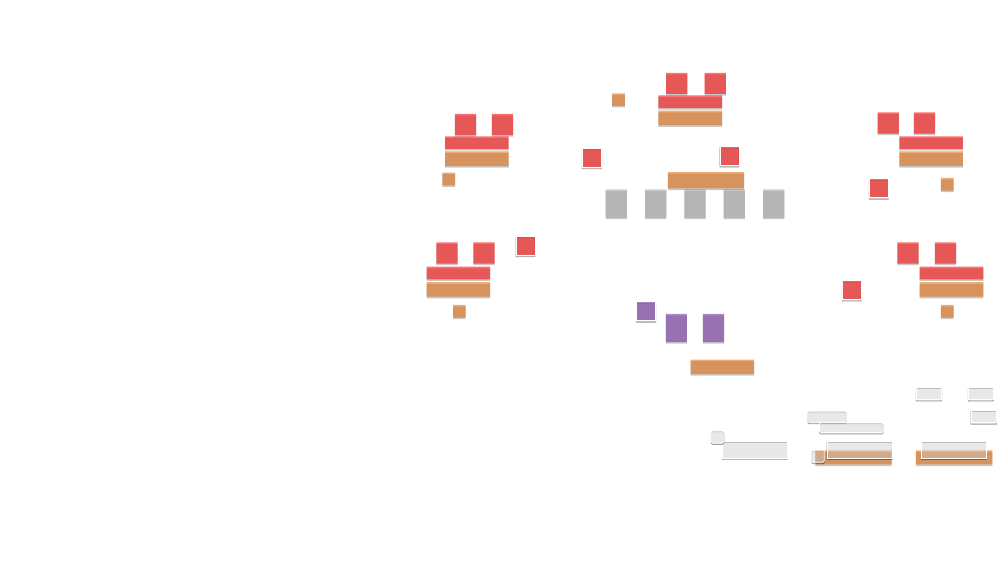
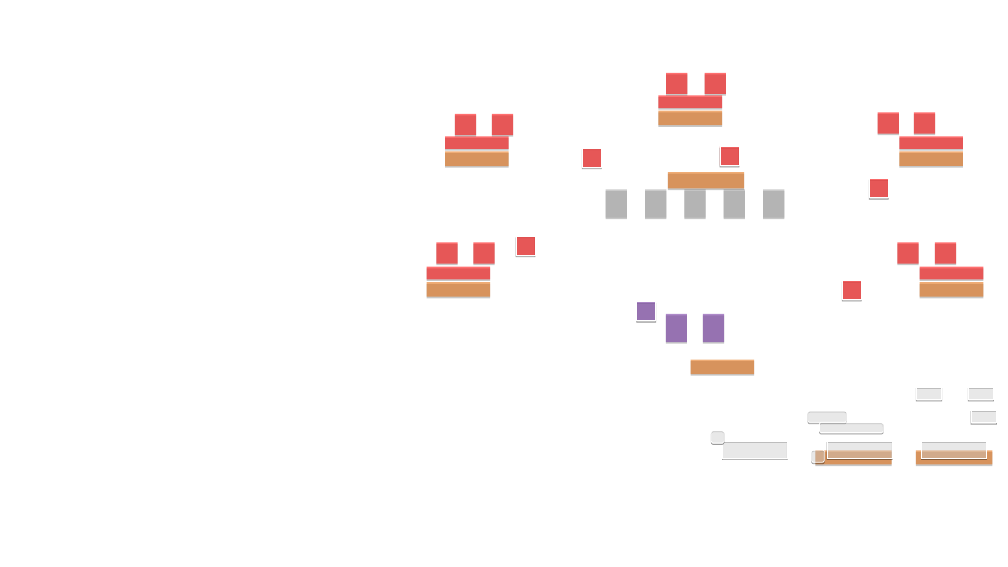
Before and after one commit to terry1013/Alesia, a slide deck: slide 1 of plugins/hero/resources/ps-main table.ppt. Drawn at 1008x567 pixels with LibreOffice and Linux fonts; fonts in the diff are those of the drawing; background and template pictures are left out. Boxes give left, top, right and bottom in pixels: in the first picture for what was removed or moved away, otherwise in the second. Text is boxed around its words. In the diff, an @@ line names an element or a change of style, - is before the commit and + after.

```diff
--- a/plugins/hero/resources/ps-main table.ppt
+++ b/plugins/hero/resources/ps-main table.ppt
@@ rectangle removed at <box>612,94,625,106</box> @@
@@ rectangle removed at <box>443,173,455,186</box> @@
@@ rectangle removed at <box>941,178,953,191</box> @@
@@ rectangle removed at <box>453,305,466,317</box> @@
@@ rectangle removed at <box>941,305,953,317</box> @@
```
Also in this commit, not shown: 9 other files.
